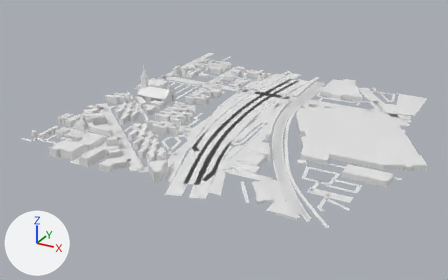
The glTF model app/public/world/tiles/-6_-5.glb as it was, and as the next commit left it.
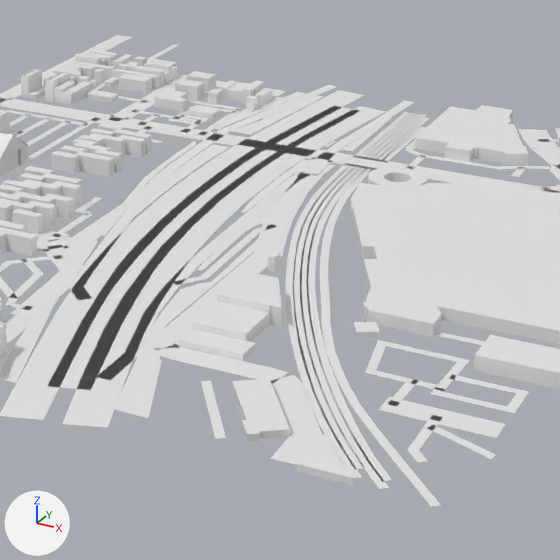
Old and new are each drawn whole from a 50 mm lens placed at (-2311.0, 1390.0, 383.0), pointed at (-2766.0, 2217.0, -30.0) and again close up on the part from 37% to 83% of the width and 14% to 89% of the height. The axes (+X, +Y, +Z) are drawn at lower left. The lights are the same throughout. The first two pictures are the older version. Where no turn or scale is listed for an object, it has been applied to the vertices. Vertices at exactly the same position are counted once.

Objects in the first close-up: 'buildings', 'ground'.
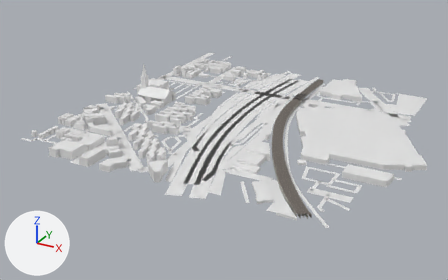
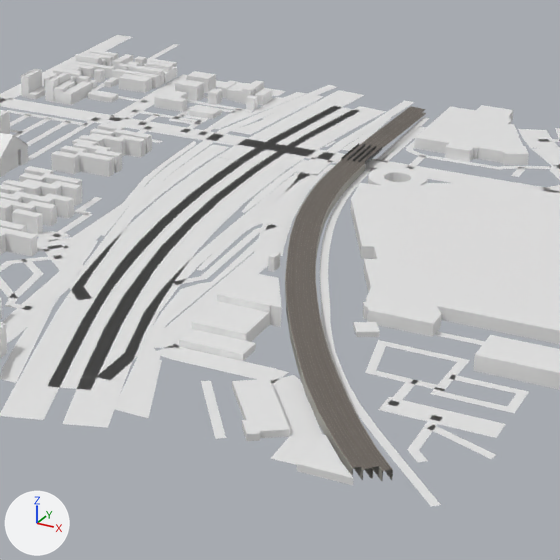
What differs and where, as boxes [x1, y1, x2, y2] in the close-ups (560 x 560 px):
'transit', added: after [285, 106, 426, 481]
part 1 of me_ground, deleted: before [285, 112, 426, 489]

Edits to the bpy script that builds the scene:
```text
Add mat_defaultmaterial:
    mat_defaultmaterial = bpy.data.materials.new('DefaultMaterial')
    mat_defaultmaterial.use_nodes = True; mat_defaultmaterial.node_tree.nodes.clear()
    _N = mat_defaultmaterial.node_tree.nodes; _L = mat_defaultmaterial.node_tree.links
    n0 = _N.new('ShaderNodeOutputMaterial'); n0.name = 'Material Output'
    n1 = _N.new('ShaderNodeBsdfPrincipled'); n1.name = 'Principled BSDF'
    n2 = _N.new('ShaderNodeVertexColor'); n2.name = 'Color Attribute'
    _L.new(n1.outputs[0], n0.inputs[0])  # 'BSDF' to 'Surface'
    _L.new(n2.outputs[0], n1.inputs[0])  # 'Color' to 'Base Color'
Change me_ground:
    used by ob_ground; location = (-2734.8, 2269.9, 0.1)
    remove me_ground.from_pydata(...)  # 1789 vertices, 1457 faces; spans x -275.0..275.0, y -302.0..302.0, z 0.0
    add me_ground.from_pydata(...)  # 1618 vertices, 1303 faces; spans x -275.0..275.0, y -302.0..302.0, z 0.0
    me_ground part 1: 8 loose pieces with 171 vertices, spanning x 23.0..207.0, y -277.0..225.0, z 0.0, are deleted
Add me_transit:
    me_transit.from_pydata(...)  # 3869 vertices, 7042 faces; spans x -92.0..92.0, y -255.0..255.0, z -3.0..3.0
    me_transit.materials.append(mat_defaultmaterial)
Add ob_transit:
    ob_transit = bpy.data.objects.new('transit', me_transit)
    ob_transit.location = (-2620.6, 2250.2, 3.3)
```
